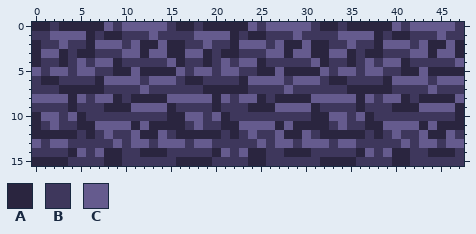
Two versions of one pixel-art file, assets/world/stone.aseprite. Above is the file before it was changed.
48x16 pixels, 1 frame.
Palette (. is transparent): A #2a253f  B #3e375c  C #655b8e
Pixels before, first column x 0:
 0 AABAAAAACBCCCCCBAABAAAAACBCCCCCBAABAAAAACBCCCCCB
 1 BBCCCCABAABBBCBBBBCCCCABAABBBCBBBBCCCCABAABBBCBB
 2 ABBCBBACCCBCAACAABBCBBACCCBCAACAABBCBBACCCBCAACA
 3 ACCABAABBBCCACCAACCABAABBBCCACCAACCABAABBBCCACCA
 4 ABBABCBCCABBBBBCABBABCBCCABBBBBCABBABCBCCABBBBBC
 5 CBCCBCCBBAACAAAACBCCBCCBBAACAAAACBCCBCCBBAACAAAA
 6 BAABBBBACCCCBCCCBAABBBBACCCCBCCCBAABBBBACCCCBCCC
 7 BBBAAAAABBBBCBBBBBBAAAAABBBBCBBBBBBAAAAABBBBCBBB
 8 CCCCACBCCABAAAACCCCCACBCCABAAAACCCCCACBCCABAAAAC
 9 BBBBABBBAAACCCCABBBBABBBAAACCCCABBBBABBBAAACCCCA
10 ACCBCABBBBBBBBBAACCBCABBBBBBBBBAACCBCABBBBBBBBBA
11 ABCBBAACCCCACAAAABCBBAACCCCACAAAABCBBAACCCCACAAA
12 AAAAABABCBBCAACBAAAAABABCBBCAACBAAAAABABCBBCAACB
13 CBCCBBBBBCBCCBCCCBCCBBBBBCBCCBCCCBCCBBBBBCBCCBCC
14 BBBBACBCAABBAAABBBBBACBCAABBAAABBBBBACBCAABBAAAB
15 AAAABBBBAABBBBBBAAAABBBBAABBBBBBAAAABBBBAABBBBBB
The same view after the edit:
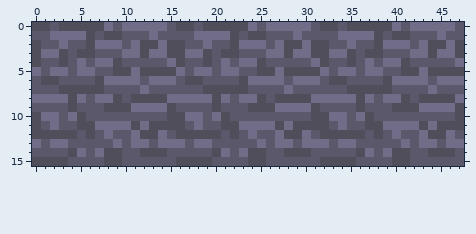
Commit message: new stone texture bc old one was bedrock
The edit:
colour A: #2a253f -> #514e5c
colour B: #3e375c -> #5c586c
colour C: #655b8e -> #716c87
